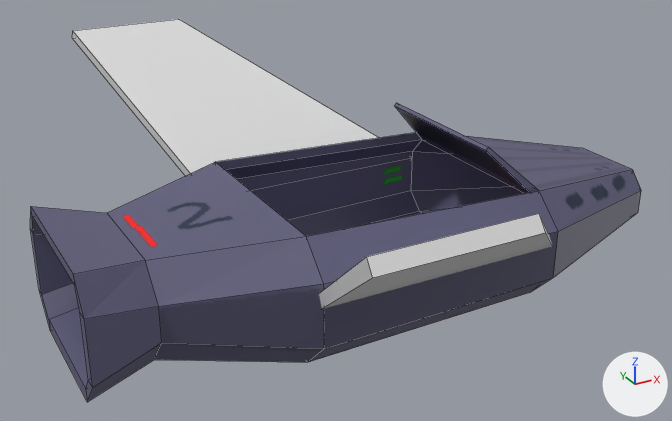
The Blender file art/flux_ship.blend as it was, and as the next commit left it.
Both versions are drawn from a 50 mm lens placed at (-3.54, -5.83, 3.15), pointed at (-0.29, 0.07, 0.2). Arrows for +X, +Y and +Z are at lower right; the lights stay in place. Mesh edges are drawn as thin lines.
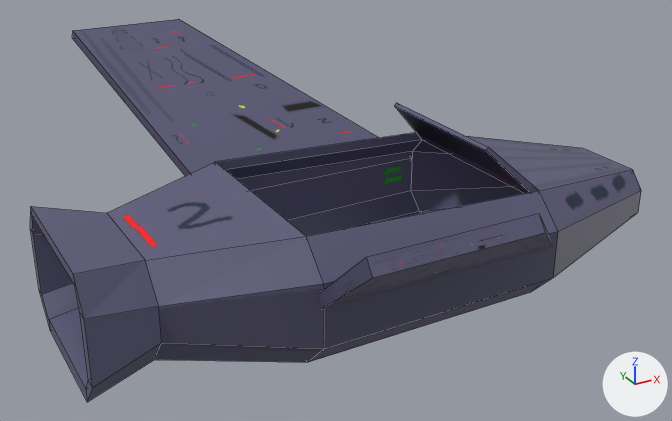
Location of each change, [x1, y1, x2, y2] in pixels of the pictures (672 x 421 px):
'Cube', recoloured (white to blue)
    both: [72, 19, 378, 176]
'Cube.002', recoloured
    both: [319, 214, 552, 309]

Patch to the scene script:
```diff
--- a/art/flux_ship.blend.py
+++ b/art/flux_ship.blend.py
@@ me_cube_001 @@
 me_cube_001.from_pydata(...)  # 8 vertices, 6 faces; spans x -1.6..1.0, y -1.05..0.65, z -0.16..1.06
+me_cube_001.materials.append(mat_flux_ship_png)  # picture img_flux_ship_png
@@ me_cube @@
 me_cube.from_pydata(...)  # 8 vertices, 6 faces; spans x -1.6..1.0, y -1.05..0.65, z -0.16..1.06
+me_cube.materials.append(mat_flux_ship_png)  # picture img_flux_ship_png
```
